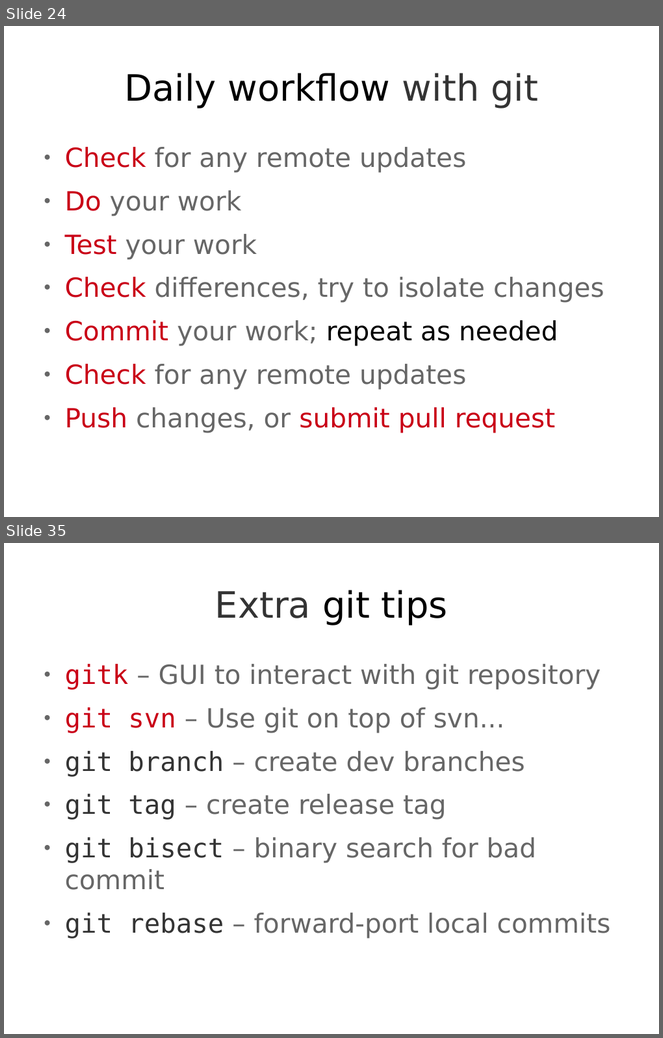
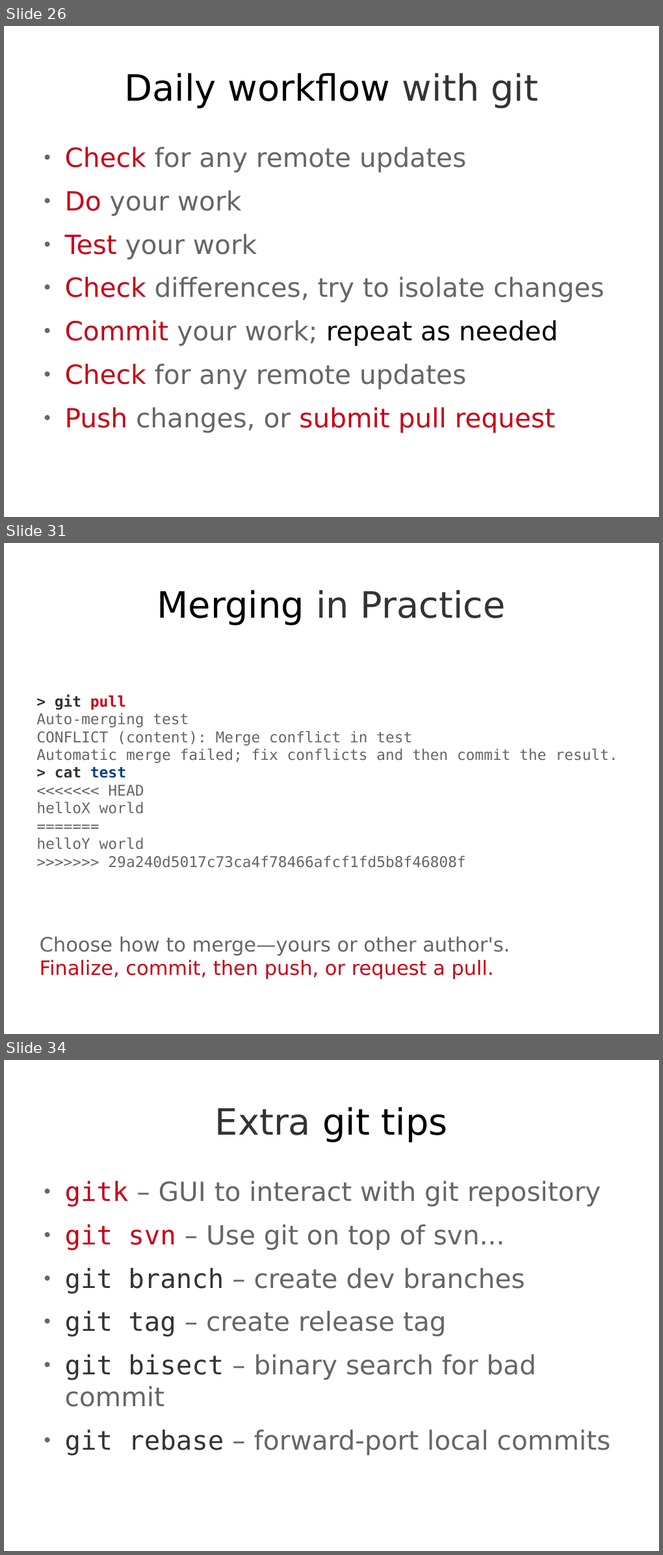
Before and after one commit to theonewolf/15-441-Recitation-Sessions, a slide deck: recitation2/src/recitation2.odp. Shown one above the other, each under a label of ours: slides 24 and 35 before the commit, slides 26, 31 and 34 after it; the slides between them are not shown. The pictures are 663x1038 and 663x1555 pixels, drawn with LibreOffice and Linux fonts; fonts in the diff are those of the drawing. Boxes give left, top, right and bottom in pixels: in the first picture for what was removed or moved away, otherwise in the second. Text is boxed around its words. In the diff, an @@ line names an element or a change of style, - is before the commit and + after.

```diff
--- a/recitation2/src/recitation2.odp
+++ b/recitation2/src/recitation2.odp
@@ slide 31 added at box(4, 543, 659, 1034), background #FFFFFF @@
@@ title added at box(157, 590, 506, 626), 44 pt, text #333333 @@
+Merging in Practice
@@ subtitle added at box(36, 694, 618, 868), 18 pt, text #666666 @@
+> git pull
+Auto-merging test
+CONFLICT (content): Merge conflict in test
+Automatic merge failed; fix conflicts and then commit the result.
+> cat test
+<<<<<<< HEAD
+helloX world
+=======
+helloY world
+>>>>>>> 29a240d5017c73ca4f78466afcf1fd5b8f46808f
@@ text added at box(40, 937, 510, 980), 24 pt, text #C90016 @@
+Choose how to merge—yours or other author's.
+Finalize, commit, then push, or request a pull.
@@ what was slide 24 is now slide 26 @@
@@ what was slide 35 is now slide 34 @@
```
Also in this commit, not shown: 6 slides changed, 9 other slides added, 9 slides removed, 4 other files.
